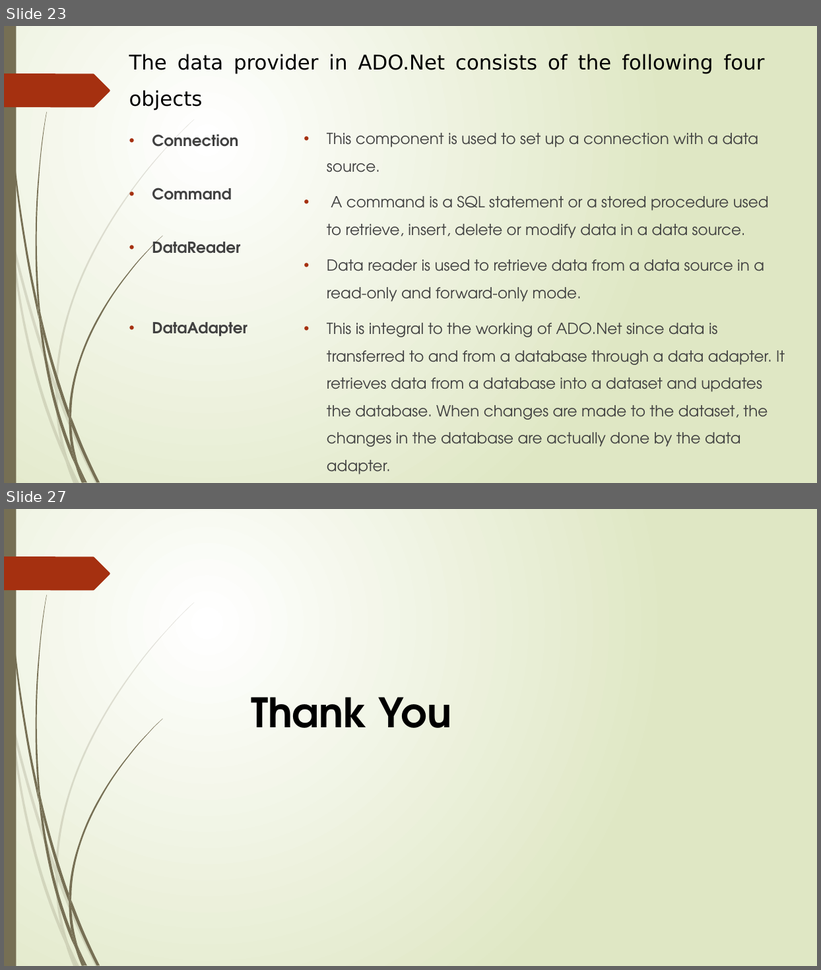
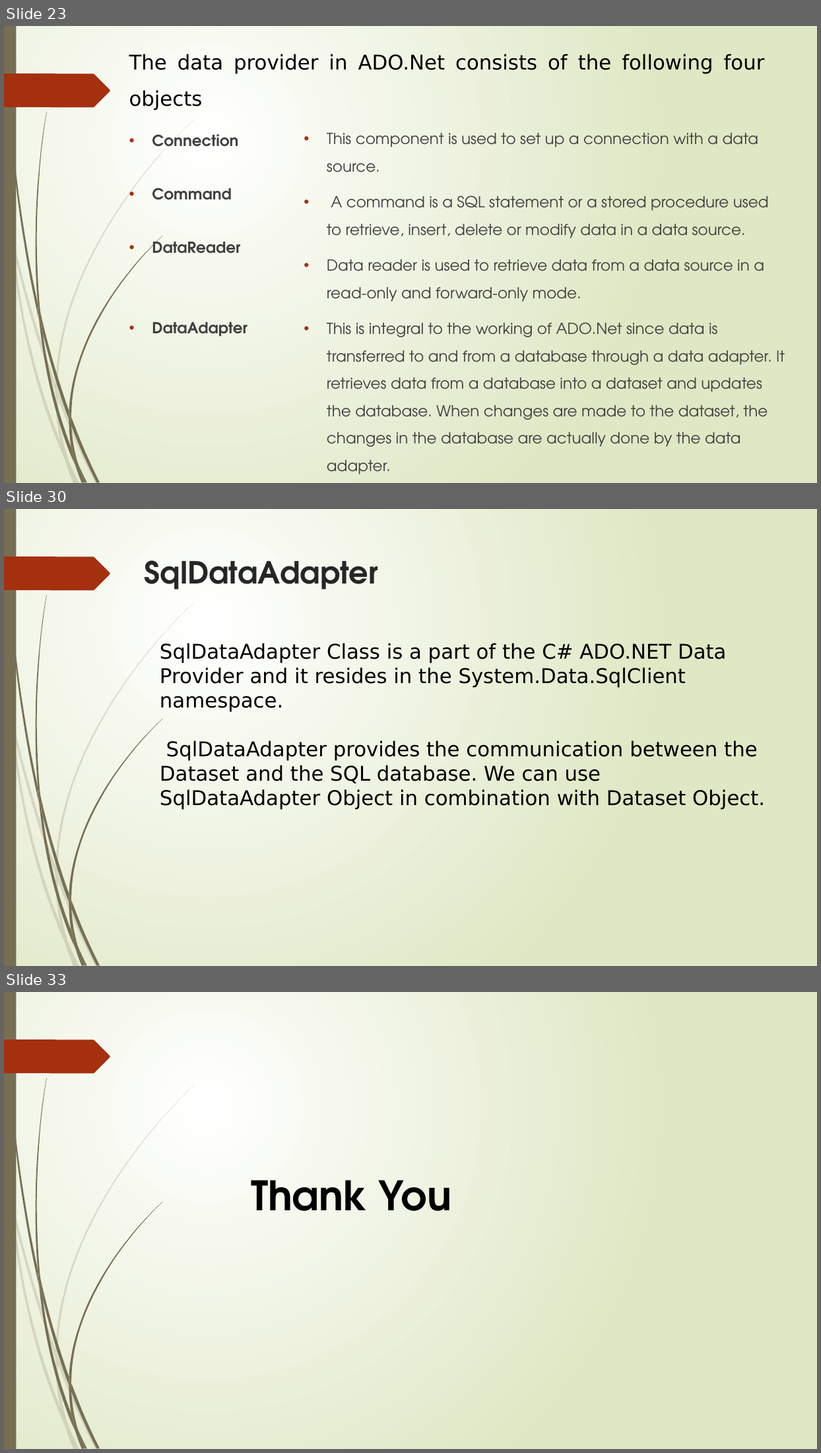
Before and after one commit to factopic/Visaul_Basic, a slide deck: PPT/VB_1.pptx. Shown one above the other, each under a label of ours: slides 23 and 27 before the commit, slides 23, 30 and 33 after it; the slides between them are not shown. The pictures are 821x970 and 821x1453 pixels, drawn with LibreOffice and Linux fonts; fonts in the diff are those of the drawing. Boxes give left, top, right and bottom in pixels: in the first picture for what was removed or moved away, otherwise in the second. Text is boxed around its words. In the diff, an @@ line names an element or a change of style, - is before the commit and + after.

```diff
--- a/PPT/VB_1.pptx
+++ b/PPT/VB_1.pptx
@@ slide 30 added at box(4, 509, 817, 966), background gradient #FFFFFF to #DFE8C4; not listed: 24 template elements that a slide beside it also shows @@
@@ text added at box(145, 560, 379, 590), 36 pt, text #262626, bold @@
+SqlDataAdapter
@@ text added at box(160, 643, 765, 810), 24 pt, text #000000 @@
+SqlDataAdapter Class is a part of the C# ADO.NET Data Provider and it resides in the System.Data.SqlClient namespace.
+SqlDataAdapter provides the communication between the Dataset and the SQL database. We can use SqlDataAdapter Object in combination with Dataset Object.
@@ what was slide 27 is now slide 33 @@
```
Also in this commit, not shown: 3 slides changed, 5 other slides added.
